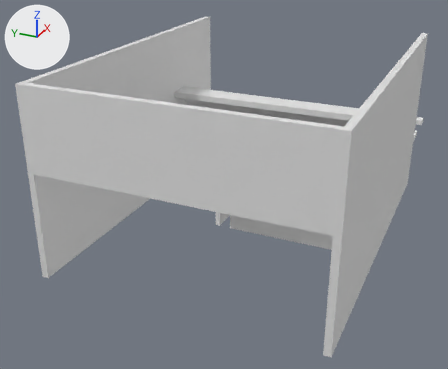
The OBJ model 06_shadow_mapping/models/MapCobble.obj as it was, and as the next commit left it.
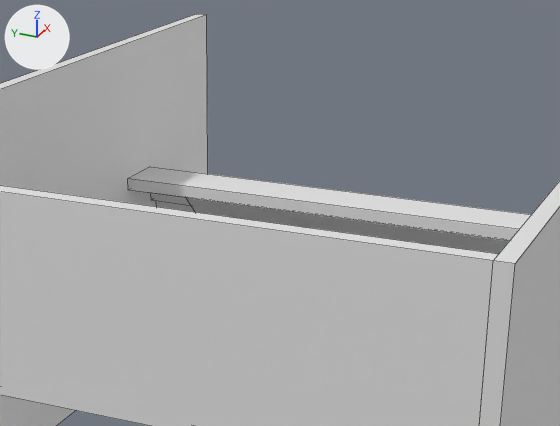
Each version is shown whole from a 50 mm lens placed at (-39.2, -16.6, 16.0), pointed at (6.6, 3.9, -6.8), then close up on the part from 26% to 83% of the width and 3% to 56% of the height. The lights are fixed; the arrows at upper left show +X, +Y and +Z. The close-ups show mesh edges as thin lines. Materials are left out; every surface is plain grey. Where no turn or scale is listed for an object, it has been applied to the vertices.

Script lines for the objects in view, before the commit:
```python
me_entrance_wall_001_cube_001 = bpy.data.meshes.new('Entrance_Wall.001_Cube.001')
me_entrance_wall_001_cube_001.from_pydata(...)  # a box spanning x -10.3..16.8, y -10.5..-10.0, z -8.2..5.8
me_entrance_wall_001_cube_001.materials.append(mat_material_004_black_cobble_jpg_002)
me_entrance_wall_cube_037 = bpy.data.meshes.new('Entrance_Wall_Cube.037')
me_entrance_wall_cube_037.from_pydata(...)  # a box spanning x -10.2..-9.8, y -10.0..10.0, z -0.3..5.8
me_entrance_wall_cube_037.materials.append(mat_material_004_black_cobble_jpg)
me_entrancestairhead_cube_012 = bpy.data.meshes.new('EntranceStairHead_Cube.012')
me_entrancestairhead_cube_012.from_pydata(...)  # a box spanning x 9.0..11.0, y -10.0..10.0, z -0.3..0.3
me_entrancestairhead_cube_012.materials.append(mat_material_004)
ob_entrance_wall_001_cube_001 = bpy.data.objects.new('Entrance_Wall.001_Cube.001', me_entrance_wall_001_cube_001)
ob_entrance_wall_001_cube_001.location = (0.0, 0.0, 0.0)
ob_entrance_wall_cube_037 = bpy.data.objects.new('Entrance_Wall_Cube.037', me_entrance_wall_cube_037)
ob_entrance_wall_cube_037.location = (0.0, 0.0, 0.0)
ob_entrancestairhead_cube_012 = bpy.data.objects.new('EntranceStairHead_Cube.012', me_entrancestairhead_cube_012)
ob_entrancestairhead_cube_012.location = (0.0, 0.0, 0.0)
# also in view: 'Entrance_Ramp_Cube.036' at (14.0, 0.0, -4.0); 'Entrance_Wall.021_Cube.055' at (3.3, 10.2, -1.3)
```
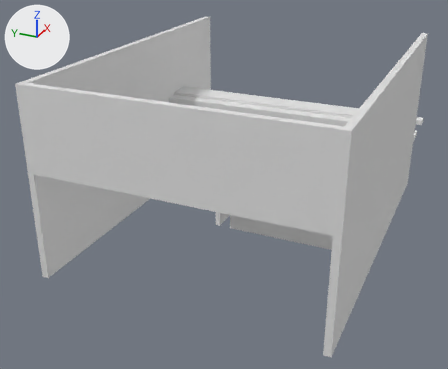
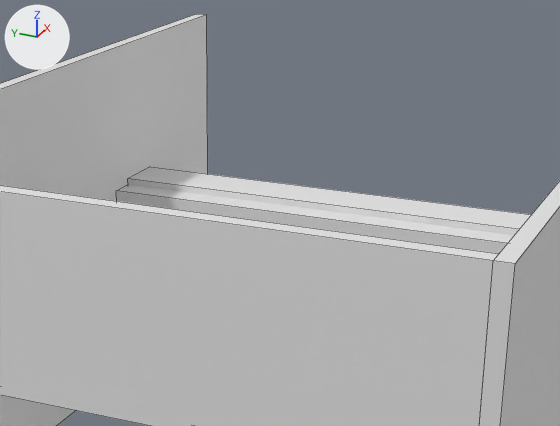
Boxes (x1, y1, x2, y2) around the edits, measured in the close-ups (560 x 426 px):
'Cube_Cube.004', added
    after: (116, 184, 514, 254)
'Entrance_Ramp_Cube.036', unchanged, covered by the edit
    before: (186, 198, 509, 254)

Patch to the scene script:
```diff
--- a/06_shadow_mapping/models/MapCobble.obj.py
+++ b/06_shadow_mapping/models/MapCobble.obj.py
@@ me_cube_cube_004 @@
+me_cube_cube_004.from_pydata(...)  # a box spanning x 8.0..10.0, y -10.0..10.0, z -2.0..0.0
@@ ob_cube_cube_004 @@
+ob_cube_cube_004 = bpy.data.objects.new('Cube_Cube.004', me_cube_cube_004)
+ob_cube_cube_004.location = (0.0, 0.0, 0.0)
```
